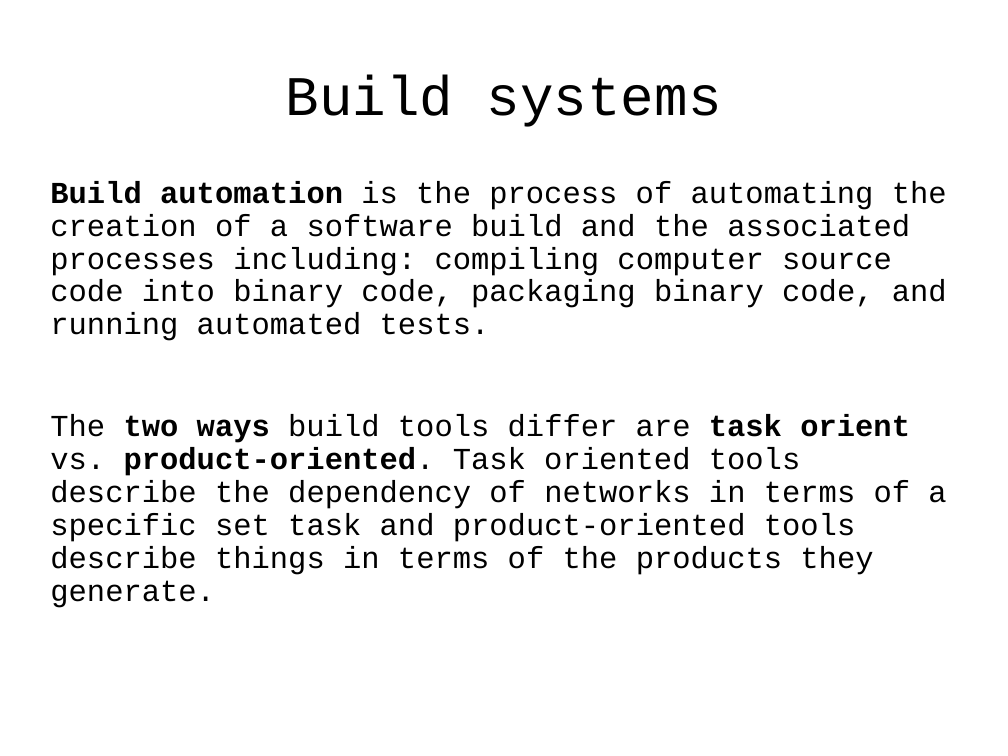
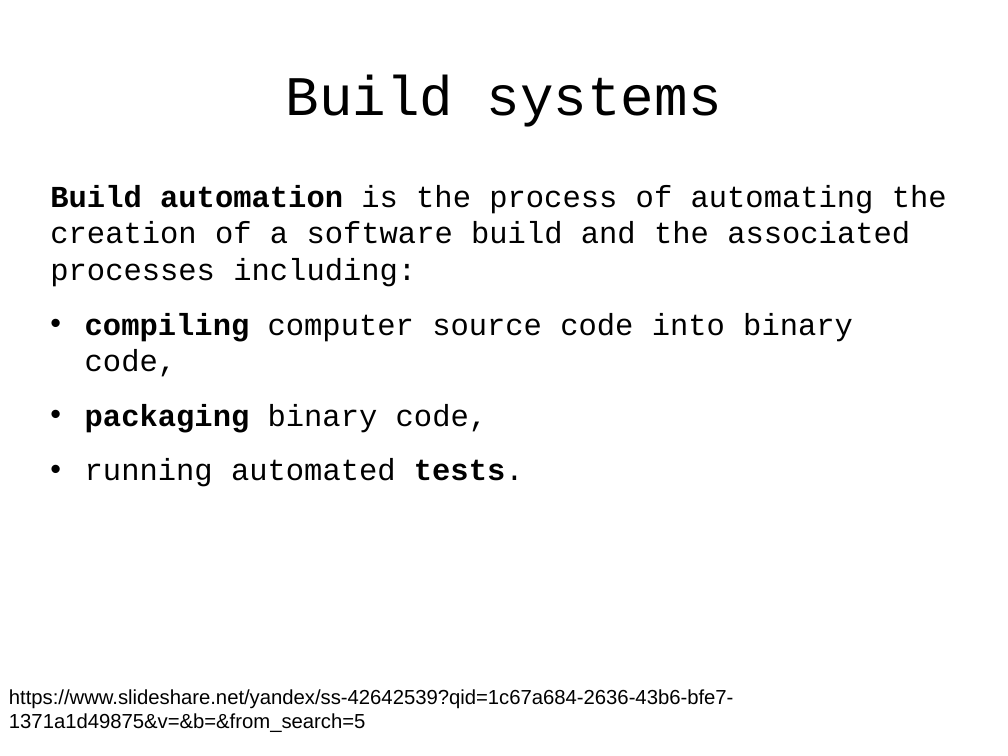
Before and after one commit to j-avdeev/DevOps, a slide deck: slide 1 of DevOps - lec day5 - Build automation.odp (slide 2 before the commit). Drawn at 1008x756 pixels with LibreOffice and Linux fonts; fonts in the diff are those of the drawing. Boxes give left, top, right and bottom in pixels: in the first picture for what was removed or moved away, otherwise in the second. Text is boxed around its words. In the diff, an @@ line names an element or a change of style, - is before the commit and + after.

```diff
--- a/DevOps - lec day5 - Build automation.odp
+++ b/DevOps - lec day5 - Build automation.odp
@@ text at box(50, 185, 947, 487): text changed @@
-Build automation is the process of automating the creation of a software build and the associated processes including: compiling computer source code into binary code, packaging binary code, and running automated tests.
-The two ways build tools differ are task orient vs. product-oriented. Task oriented tools describe the dependency of networks in terms of a specific set task and product-oriented tools describe things in terms of the products they generate.
+Build automation is the process of automating the creation of a software build and the associated processes including:
+• compiling computer source code into binary code,
+• packaging binary code,
+• running automated tests.
@@ text added at box(9, 689, 734, 732), 16 pt, text #000000 @@
+https://www.slideshare.net/yandex/ss-42642539?qid=1c67a684-2636-43b6-bfe7-1371a1d49875&v=&b=&from_search=5
```
Also in this commit, not shown: 19 slides added, 15 slides removed, 4 other files.
